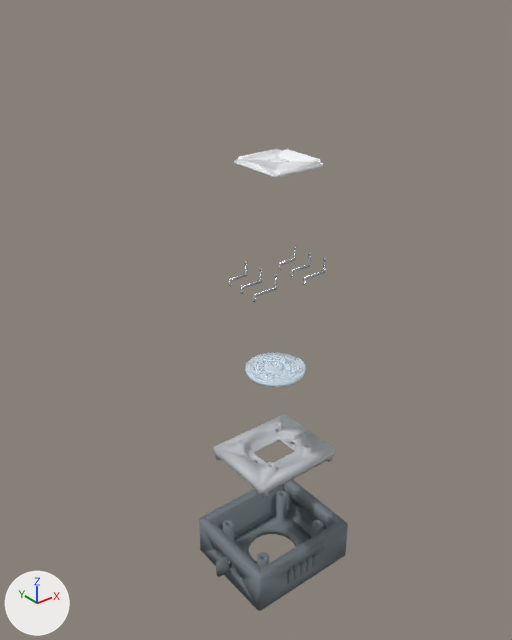
Renders of the Blender file renders/braillix_assembly.blend from each side of a commit.
The view is the same before and after, from a 50 mm lens placed at (-235.0, -280.0, 378.0), pointed at (-6.0, 11.0, 182.0). The lights are fixed; the arrows at lower left show +X, +Y and +Z. The first picture is the older version.

Names of what the first picture shows: 'Base_Plate', 'Cam_Disc', 'Outer_Box', 'Top_Plate' and 6 more.
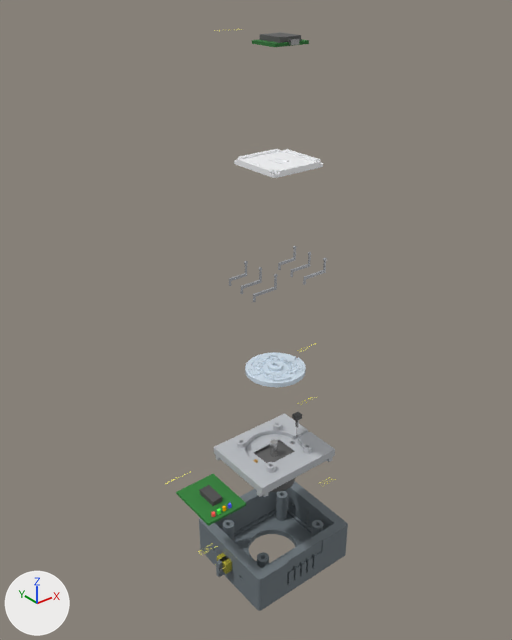
Where the change shows, as pixel boxes [x1, y1, x2, y2] in the pictures (512 x 640 px):
'ULN2003_PCB', added (green)
    after: [176, 474, 246, 526]
'Motor_Body', added
    after: [254, 441, 295, 492]
'ESP32_Module', added
    after: [260, 33, 301, 43]
'ULN2003_IC', added
    after: [200, 485, 222, 506]
'ESP32_XIAO_PCB', added
    after: [252, 39, 309, 47]
'Pogo_SpringSide_Body', added
    after: [217, 553, 232, 574]
'Motor_Shaft', added
    after: [270, 439, 278, 457]
'HallSensor_Body', added
    after: [292, 412, 302, 421]
'ESP32_USB_C', added
    after: [289, 38, 299, 45]
part 1 of me_outer_box, shading changed
    both: [199, 482, 344, 610]
part 2 of me_base_plate, shading changed
    both: [214, 413, 334, 497]

Patch to the scene script:
```diff
--- a/renders/braillix_assembly.blend.py
+++ b/renders/braillix_assembly.blend.py
@@ me_outer_box @@
-me_outer_box.from_pydata(...)  # 2128 vertices, 4280 faces; spans x -46.9..39.0, y -34.0..34.0, z 0.0..28.0
+me_outer_box.from_pydata(...)  # 2128 vertices, 2844 faces; spans x -46.9..39.0, y -34.0..34.0, z 0.0..28.0
+# me_outer_box part 1: 1408 kept faces spanning x -46.9..39.0, y -34.0..34.0, z 0.0..28.0 are now shaded flat
 me_outer_box.materials.append(mat_outerbox_001)
@@ me_base_plate @@
 me_base_plate.from_pydata(...)  # 2022 vertices, 4052 faces; spans x -30.0..30.0, y -25.0..25.0, z -3.0..8.5
+# me_base_plate part 2: all faces are now shaded flat (4052 of 4052 changed)
 me_base_plate.materials.append(mat_baseplate_001)
@@ ob_esp32_usb_c @@
+ob_esp32_usb_c = bpy.data.objects.new('ESP32_USB_C', me_cube_016)  # a box spanning x -2.5..2.5, y -10.9..-9.1, z 335.25..337.75; in mat_m_shaft (light grey #c4c4c4)
+ob_esp32_usb_c.location = (0.0, 0.0, 0.0)
@@ ob_esp32_module @@
+ob_esp32_module = bpy.data.objects.new('ESP32_Module', me_cube_014)  # a box spanning x -6.8..6.8, y -7.5..7.5, z 336.2..338.8; in mat_m_esp_mod (dark grey #616161)
+ob_esp32_module.location = (0.0, 0.0, 0.0)
@@ ob_esp32_xiao_pcb @@
+ob_esp32_xiao_pcb = bpy.data.objects.new('ESP32_XIAO_PCB', me_cube_013)  # a box spanning x -10.5..10.5, y -8.8..8.8, z 334.7..336.3; in mat_m_esp_pcb (dark green #307638)
+ob_esp32_xiao_pcb.location = (0.0, 0.0, 0.0)
@@ ob_pogo_springside_body @@
+ob_pogo_springside_body = bpy.data.objects.new('Pogo_SpringSide_Body', me_cube_011)  # a box spanning x -44.0..-38.0, y -5.0..5.0, z 12.0..20.0; in mat_m_pogo (yellow #f3e759)
+ob_pogo_springside_body.location = (0.0, 0.0, 0.0)
@@ ob_hallsensor_body @@
+ob_hallsensor_body = bpy.data.objects.new('HallSensor_Body', me_cube_009)  # a box spanning x 16.5..21.5, y -2.0..2.0, z 106.0..109.0; in mat_m_sensor (dark grey #595959)
+ob_hallsensor_body.location = (0.0, 0.0, 0.0)
@@ ob_uln2003_ic @@
+ob_uln2003_ic = bpy.data.objects.new('ULN2003_IC', me_cube_004)  # a box spanning x -53.5..-46.5, y -7.0..7.0, z 77.25..80.75; in mat_m_ic (dark grey #505050)
+ob_uln2003_ic.location = (0.0, 0.0, 0.0)
@@ ob_uln2003_pcb @@
+ob_uln2003_pcb = bpy.data.objects.new('ULN2003_PCB', me_cube_003)  # a box spanning x -64.0..-36.0, y -17.5..17.5, z 75.7..77.3; in mat_m_pcb (green #308138)
+ob_uln2003_pcb.location = (0.0, 0.0, 0.0)
@@ ob_motor_shaft @@
+ob_motor_shaft = bpy.data.objects.new('Motor_Shaft', me_cylinder_001)  # a 48-sided cylinder along z spanning x -2.5..2.5, y -2.5..2.5, z -5.0..5.0; in mat_m_shaft (light grey #c4c4c4)
+ob_motor_shaft.location = (0.0, 0.0, 91.0)
@@ ob_motor_body @@
+ob_motor_body = bpy.data.objects.new('Motor_Body', me_cylinder)  # a 48-sided cylinder along z spanning x -14.2..14.2, y -14.2..14.2, z -9.5..9.5; in mat_m_motor (dark grey #6c6c6c)
+ob_motor_body.location = (0.0, 0.0, 76.5)
```
